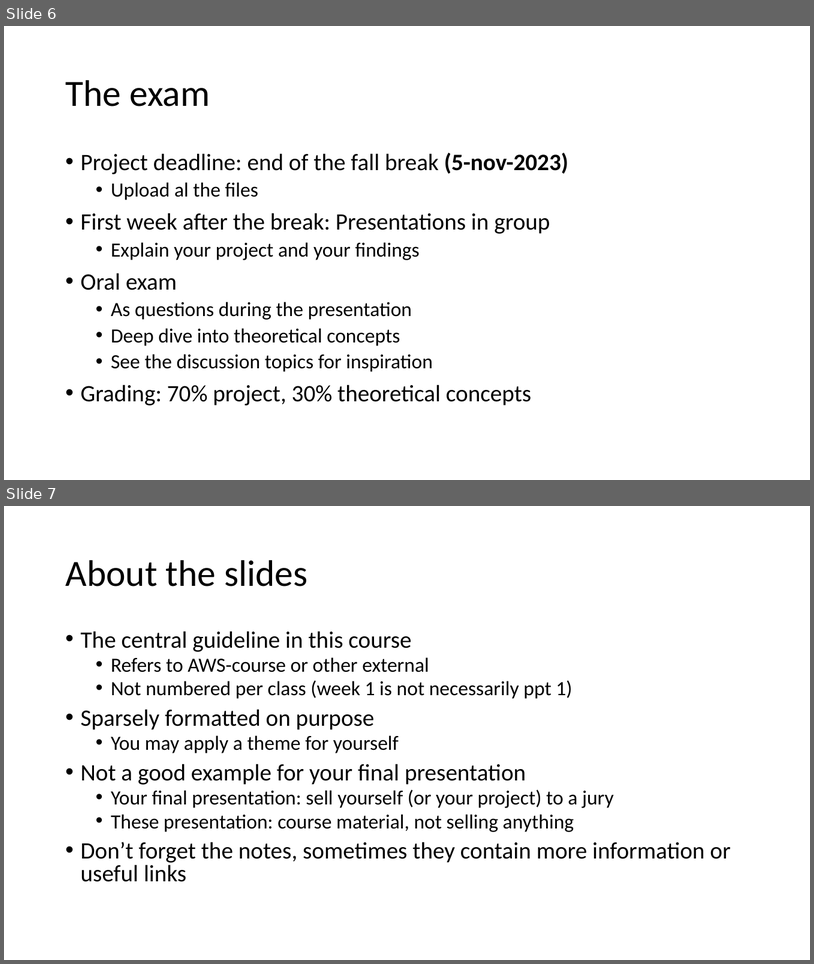
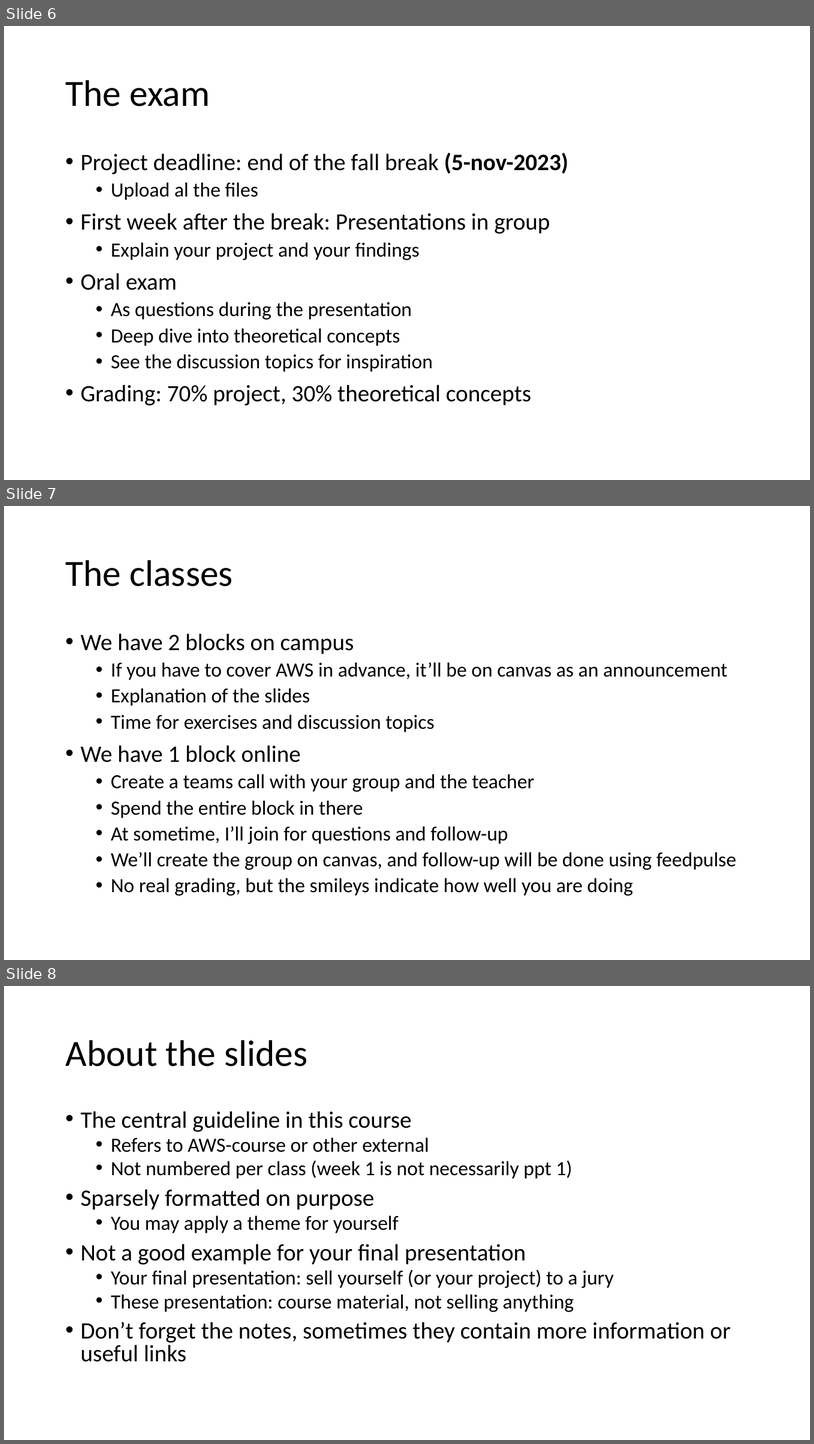
Before and after one commit to mjochen/CloudAI, a slide deck: PPT/0 - Intro.pptx. Shown one above the other, each under a label of ours: slides 6 and 7 before the commit, slides 6, 7 and 8 after it. The pictures are 814x964 and 814x1444 pixels, drawn with LibreOffice and Linux fonts; fonts in the diff are those of the drawing. Boxes give left, top, right and bottom in pixels: in the first picture for what was removed or moved away, otherwise in the second. Text is boxed around its words. In the diff, an @@ line names an element or a change of style, - is before the commit and + after.

```diff
--- a/PPT/0 - Intro.pptx
+++ b/PPT/0 - Intro.pptx
@@ slide 7 added at <box>4,506,810,960</box>, background #FFFFFF @@
@@ title added at <box>65,560,233,586</box>, 44 pt, text #000000 @@
+The classes
@@ text added at <box>81,633,737,895</box>, 24 pt, text #000000 @@
+• We have 2 blocks on campus
+  • If you have to cover AWS in advance, it’ll be on canvas as an announcement
+  • Explanation of the slides
+  • Time for exercises and discussion topics
+• We have 1 block online
+  • Create a teams call with your group and the teacher
+  • Spend the entire block in there
+  • At sometime, I’ll join for questions and follow-up
+  • We’ll create the group on canvas, and follow-up will be done using feedpulse
+  • No real grading, but the smileys indicate how well you are doing
@@ what was slide 7 is now slide 8 @@
```
Also in this commit, not shown: 24 other files.
